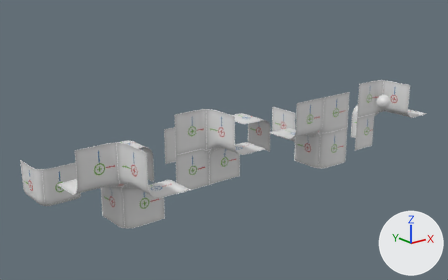
An edit to the Blender file BasicsAssets/Palettes/Blocks.blend, drawn before and after from the same camera.
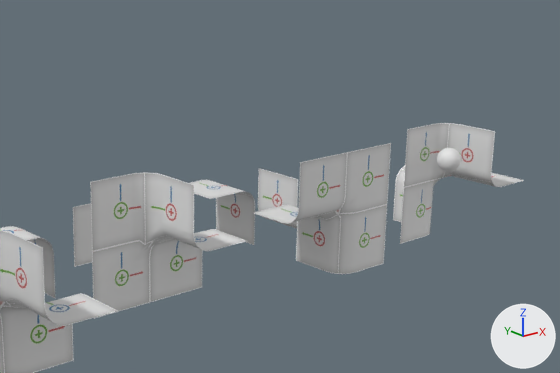
Old and new are each drawn whole from a camera (50 mm lens) standing at (-4.68, -6.58, 2.63) and looking at (0.13, -0.57, 0.22) and again close up on the part from 27% to 100% of the width and 3% to 81% of the height. The lights are fixed; the arrows at lower right show +X, +Y and +Z.

Objects in the first close-up: 'Corner 1x1x1', 'Cross 1x1x1', 'Edge 1x1x1', 'Edge Neg 1x1x1', 'EdgeToEdge 1x1x1', 'Side 1x1x1', 'SideToEdgeNeg 1x1x1', 'SideToEdgePos 1x1x1', 'Sphere'.
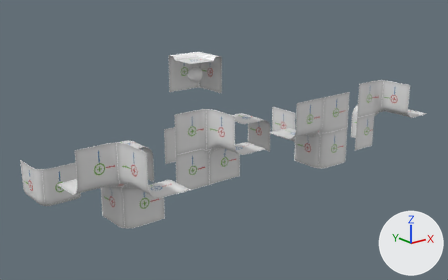
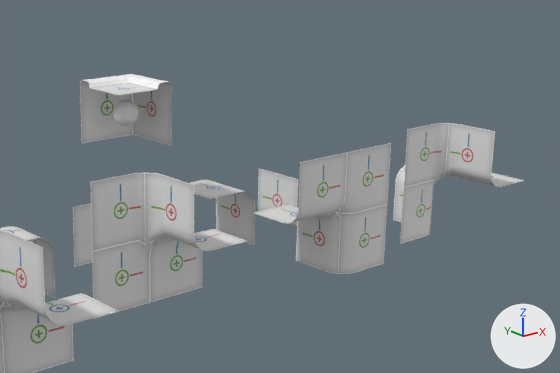
Boxes (x1, y1, x2, y2) around the edits, measured in the close-ups (560 x 373 px):
'Castle Corner 1x1x1.001', added: after (80, 74, 172, 146)
'Sphere', moved: before (437, 148, 461, 172); after (113, 100, 139, 126)

What changed in the scene script:
```text
Add img_testtexture2_png_002:
    img_testtexture2_png_002 = load_image('TestTexture2.png.002', '../Texture/TestTexture2.png', 2048, 2048, 'sRGB')
Add mat_testmaterial_001:
    mat_testmaterial_001 = principled_material('TestMaterial.001')
    mat_testmaterial_001.texture = img_testtexture2_png_002
Add me_cube_005:
    me_cube_005.from_pydata(...)  # 13 vertices, 7 faces; spans x -0.25..0.25, y -0.25..0.25, z -0.25..0.25
    me_cube_005.polygons.foreach_set('use_smooth', [True] * 7)
    me_cube_005.materials.append(mat_testmaterial_001)  # picture img_testtexture2_png_002
Change ob_sphere:
    ob_sphere.location: (2.5, -1.25, 0.5) -> (0.1, 0.0, 1.0)
Add ob_castle_corner_1x1x1_001:
    ob_castle_corner_1x1x1_001 = bpy.data.objects.new('Castle Corner 1x1x1.001', me_cube_005)
    ob_castle_corner_1x1x1_001.location = (0.1, 0.0, 1.0)
    _m = ob_castle_corner_1x1x1_001.modifiers.new('Bevel', 'BEVEL')
    _m.width = 0.58
    _m.width_pct = 0.58
    _m.segments = 2
```
